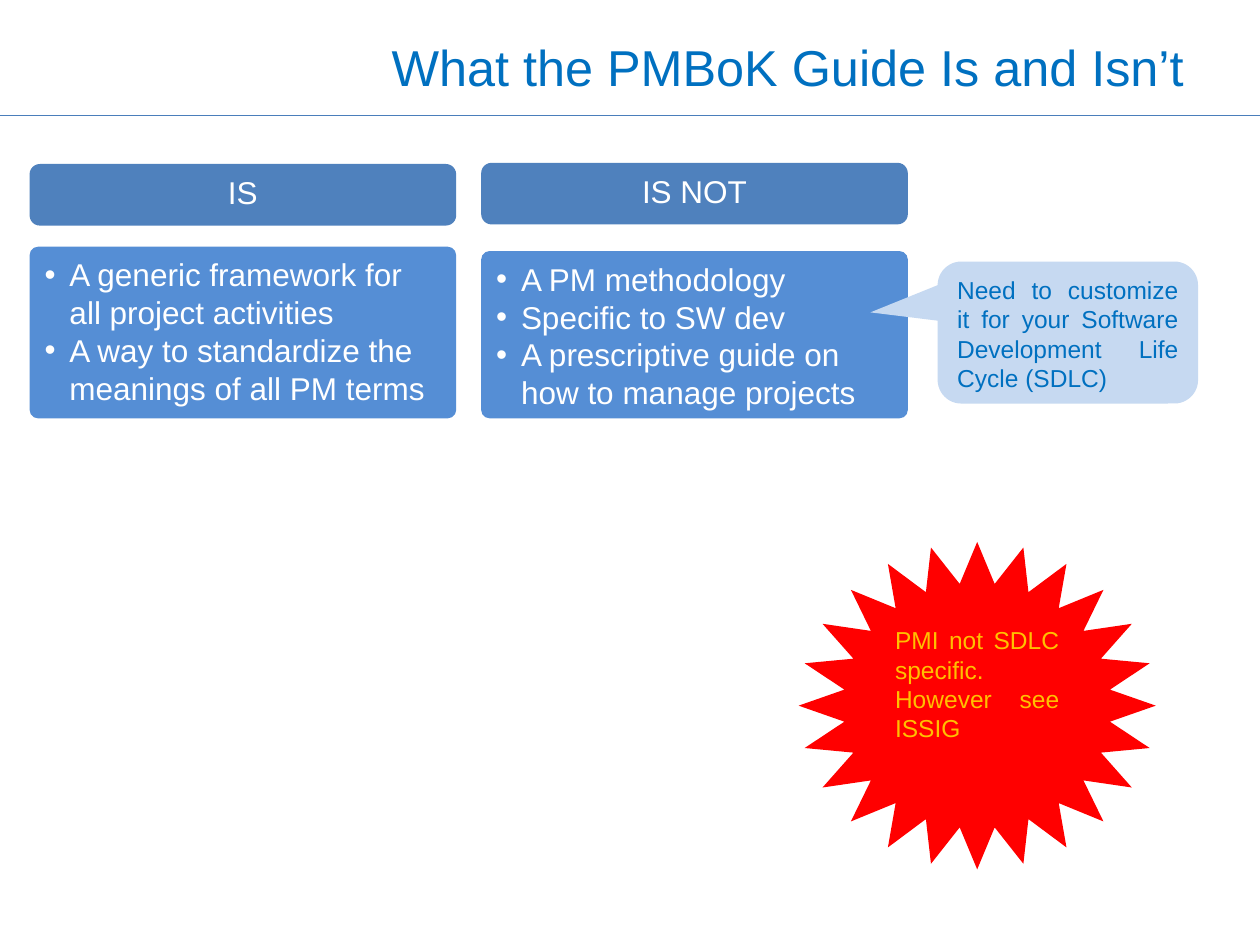
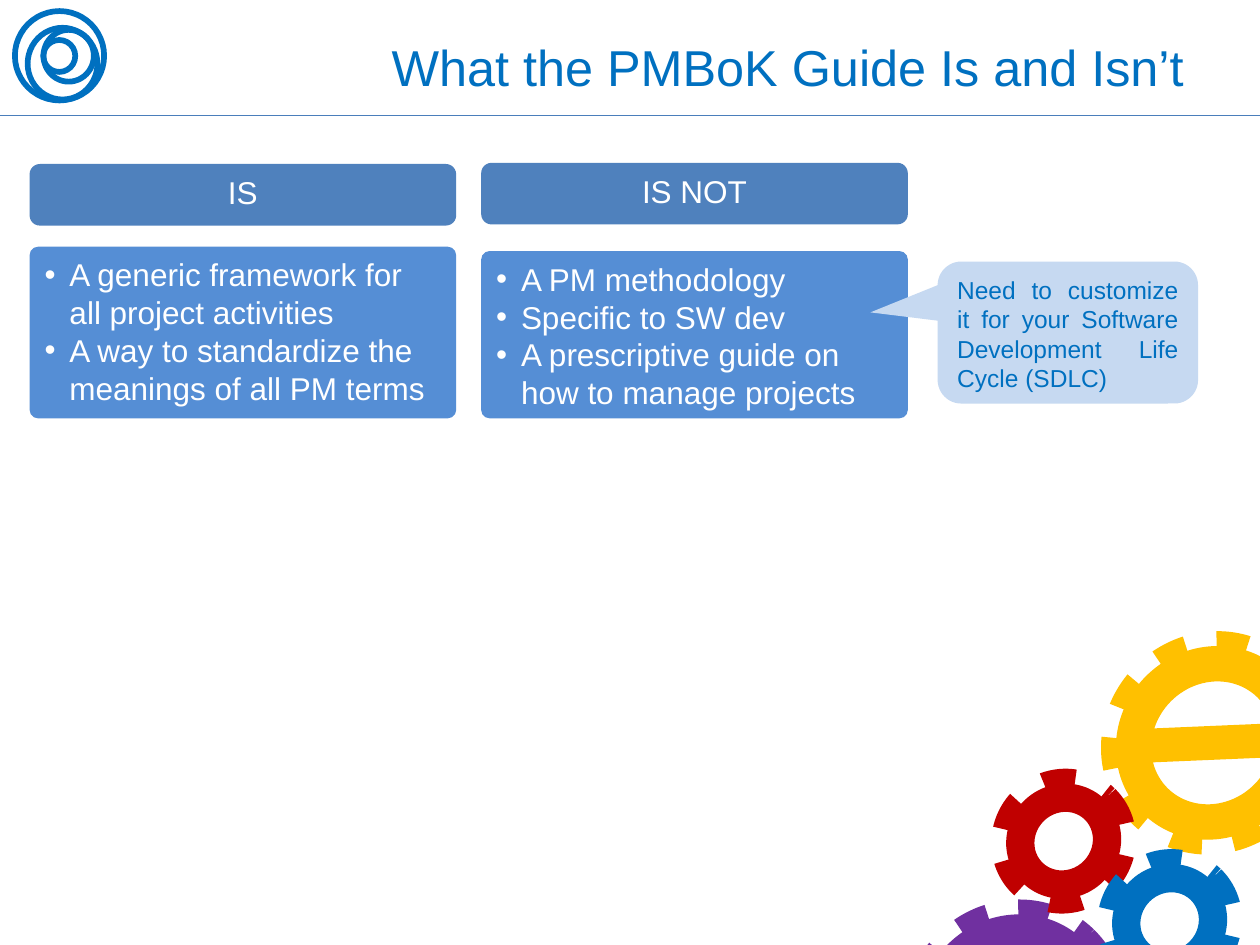
Before and after one commit to OleksiyRudenko/_under-development, a slide deck: slide 3 of PM.overview/PMBoK 5 Brief Overview -- Oleksiy Rudenko -- 150412.pptx. Drawn at 1260x945 pixels with LibreOffice and Linux fonts; fonts in the diff are those of the drawing. Boxes give left, top, right and bottom in pixels: in the first picture for what was removed or moved away, otherwise in the second. Text is boxed around its words. In the diff, an @@ line names an element or a change of style, - is before the commit and + after.

```diff
--- a/PM.overview/PMBoK 5 Brief Overview -- Oleksiy Rudenko -- 150412.pptx
+++ b/PM.overview/PMBoK 5 Brief Overview -- Oleksiy Rudenko -- 150412.pptx
@@ group added at <box>15,11,105,101</box>: 4 ellipses @@
@@ star removed at <box>799,542,1155,869</box> @@
-PMI not SDLC specific. However see ISSIG
@@ group added at <box>877,607,1260,945</box>: 4 ellipses, 3 donuts, 1 no-entry sign @@
```
Also in this commit, not shown: 15 other slides changed, 1 slide added, 1 slide removed, 1 other file.
